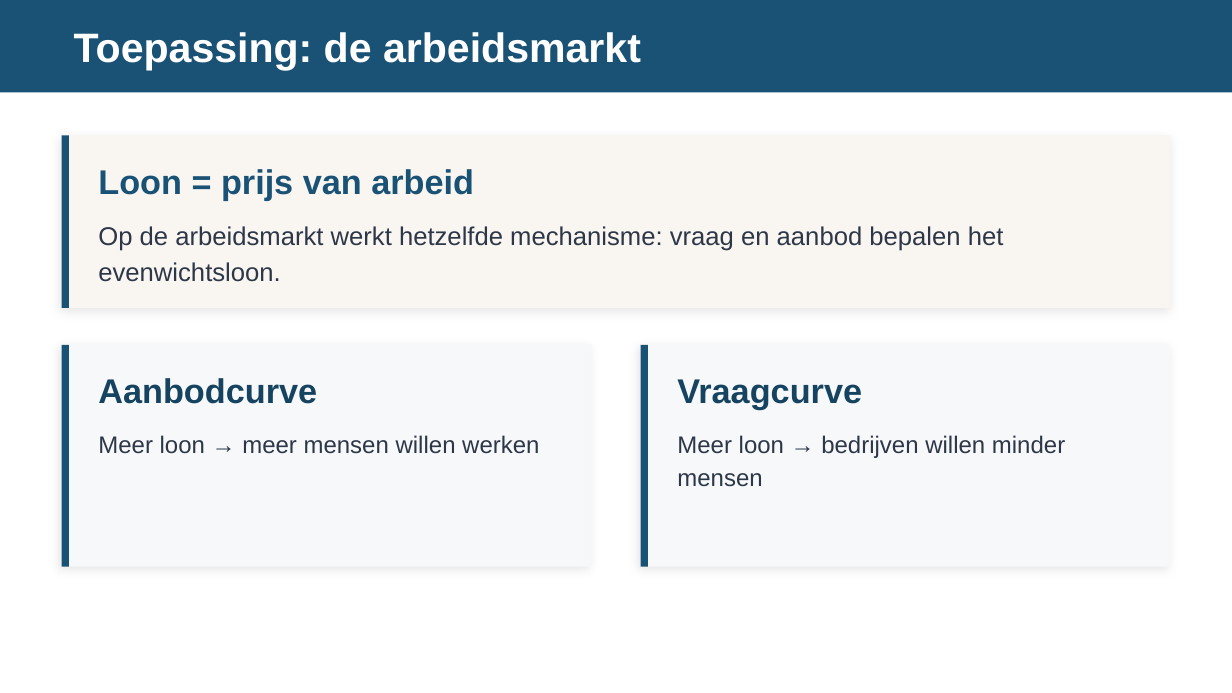
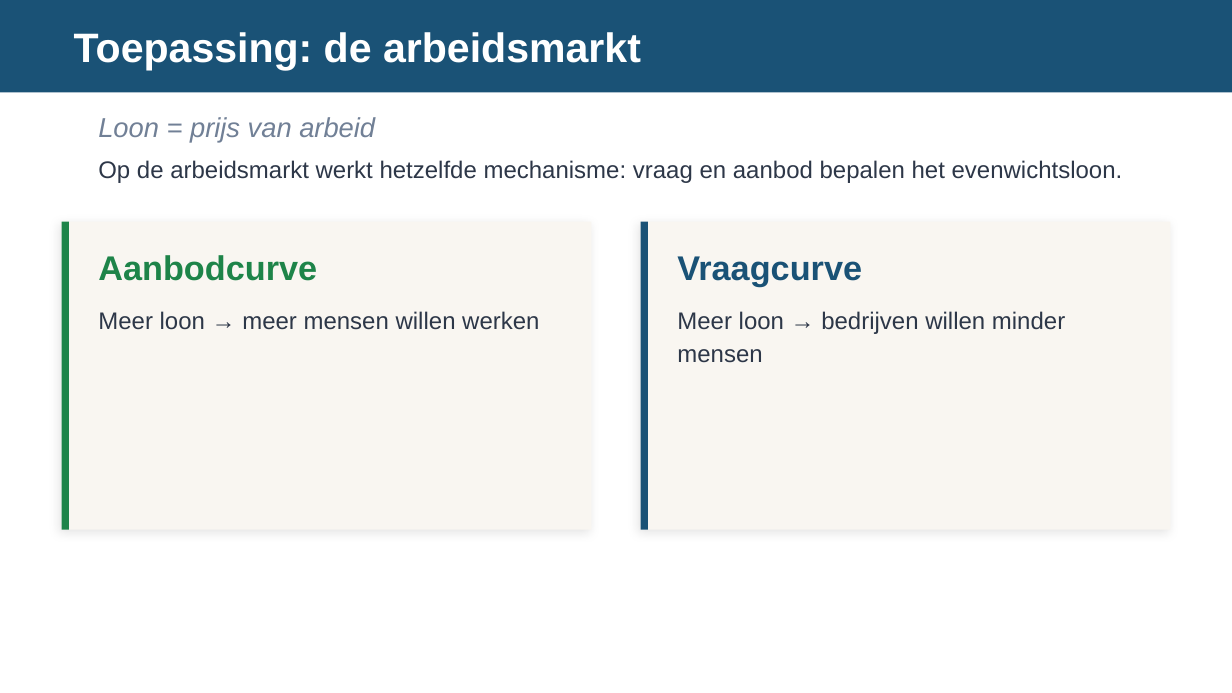
Before and after one commit to meijer1973/economie-vwo4-m3, a slide deck: slide 11 of 3.2 Hoofdstuk 2 - Marktvormen en hun marktevenwicht/3.2.1 Paragraaf 1 - Marktevenwicht/2. Leren/3.2.1 Marktevenwicht – presentatie.pptx (slide 9 before the commit). Drawn at 1232x693 pixels with LibreOffice and Linux fonts; fonts in the diff are those of the drawing. Boxes give left, top, right and bottom in pixels: in the first picture for what was removed or moved away, otherwise in the second. Text is boxed around its words. In the diff, an @@ line names an element or a change of style, - is before the commit and + after.

```diff
--- a/3.2 Hoofdstuk 2 - Marktvormen en hun marktevenwicht/3.2.1 Paragraaf 1 - Marktevenwicht/2. Leren/3.2.1 Marktevenwicht – presentatie.pptx
+++ b/3.2 Hoofdstuk 2 - Marktvormen en hun marktevenwicht/3.2.1 Paragraaf 1 - Marktevenwicht/2. Leren/3.2.1 Marktevenwicht – presentatie.pptx
@@ text "Loon = prijs van arbeid": place and size @@
-text "Loon = prijs van arbeid" at box(98, 169, 474, 200)
+text "Loon = prijs van arbeid" at box(98, 117, 375, 142)
@@ text "Loon = prijs van arbeid" at box(98, 117, 375, 142): size 20 to 16 pt, text colour #1A5276 to #718096, bold off, italic on; vertical alignment top to middle @@
@@ rectangle removed at box(62, 136, 1170, 308) @@
@@ rectangle removed at box(62, 136, 69, 308) @@
@@ text "Op de arbeidsmarkt werkt hetzelfde ...": place and size @@
-text "Op de arbeidsmarkt werkt hetzelfde ..." at box(98, 226, 1004, 282)
+text "Op de arbeidsmarkt werkt hetzelfde ..." at box(98, 160, 1123, 183)
@@ text "Op de arbeidsmarkt werkt hetzelfde ..." at box(98, 160, 1123, 183): size 15 to 14 pt; line spacing 1.15 to 1; vertical alignment top to middle @@
@@ rectangle: place and size @@
-rectangle at box(62, 345, 591, 567)
+rectangle at box(62, 222, 591, 530)
@@ rectangle at box(62, 222, 591, 530): fill #F7F8FA to #F9F6F1; proportions changed @@
@@ rectangle added at box(62, 222, 69, 530), fill #1E8449 @@
@@ rectangle: place and size @@
-rectangle at box(641, 345, 648, 567)
+rectangle at box(641, 222, 648, 530)
@@ rectangle at box(641, 222, 1170, 530): fill #F7F8FA to #F9F6F1; proportions changed @@
@@ rectangle: place and size @@
-rectangle at box(641, 345, 1170, 567)
+rectangle at box(641, 222, 1170, 530)
@@ text "Aanbodcurve": place and size @@
-text "Aanbodcurve" at box(98, 378, 317, 404)
+text "Aanbodcurve" at box(98, 255, 317, 281)
@@ text "Aanbodcurve" at box(98, 255, 317, 281): text colour #154360 to #1E8449 @@
@@ text "Vraagcurve": place and size @@
-text "Vraagcurve" at box(677, 379, 862, 410)
+text "Vraagcurve" at box(677, 256, 862, 286)
@@ text "Vraagcurve" at box(677, 256, 862, 286): text colour #154360 to #1A5276 @@
@@ text "Meer loon → meer mensen ...": place and size @@
-text "Meer loon → meer mensen ..." at box(98, 435, 539, 454)
+text "Meer loon → meer mensen ..." at box(98, 311, 539, 330)
@@ text "Meer loon → bedrijven willen ...": place and size @@
-text "Meer loon → bedrijven willen ..." at box(677, 435, 1065, 487)
+text "Meer loon → bedrijven willen ..." at box(677, 311, 1065, 363)
@@ rectangle removed at box(62, 345, 69, 567) @@
```
Also in this commit, not shown: 10 other slides changed, 3 slides added, 6 other files.
